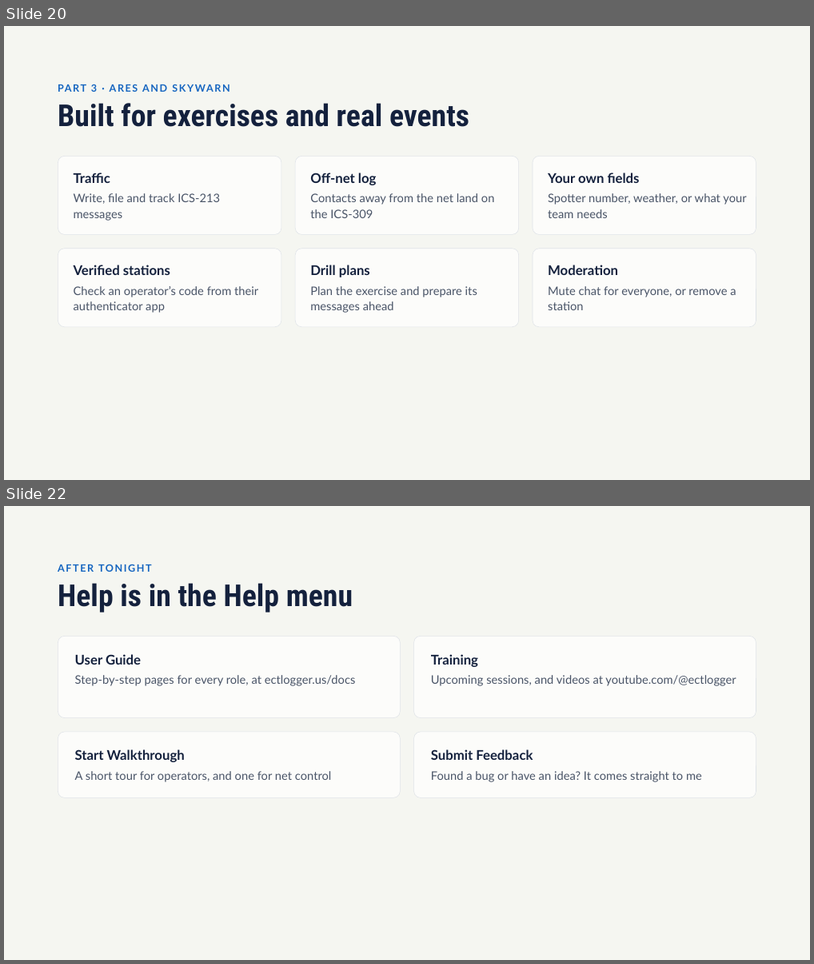
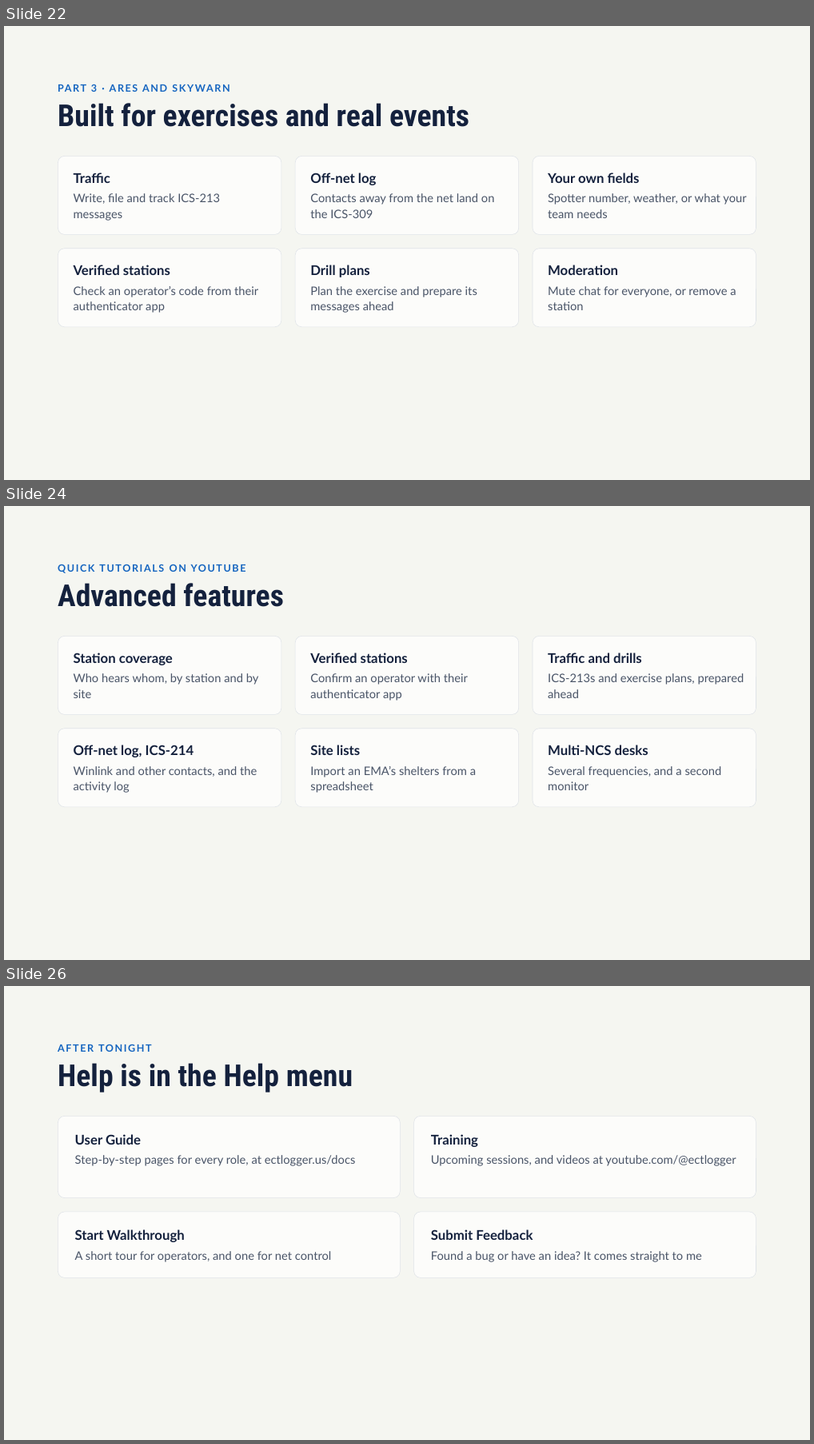
Before and after one commit to bradbrownjr/ectlogger, a slide deck: docs/training/decks/wssm-2026-11-12/ECTLogger_WSSM_Presentation.pptx. Shown one above the other, each under a label of ours: slides 20 and 22 before the commit, slides 22, 24 and 26 after it; the slides between them are not shown. The pictures are 814x964 and 814x1444 pixels, drawn with LibreOffice and Linux fonts; fonts in the diff are those of the drawing. Boxes give left, top, right and bottom in pixels: in the first picture for what was removed or moved away, otherwise in the second. Text is boxed around its words. In the diff, an @@ line names an element or a change of style, - is before the commit and + after.

```diff
--- a/docs/training/decks/wssm-2026-11-12/ECTLogger_WSSM_Presentation.pptx
+++ b/docs/training/decks/wssm-2026-11-12/ECTLogger_WSSM_Presentation.pptx
@@ slide 24 added at [4,506,810,960], background #F5F6F1 @@
@@ text added at [58,560,778,576], 12 pt, text #1565C0, bold @@
+QUICK TUTORIALS ON YOUTUBE
@@ title added at [58,583,284,607], 36 pt, text #14213D, bold @@
+Advanced features
@@ rounded rectangle added at [58,636,282,715], fill #FCFCFA, outline #DFE3E8 0.5 pt @@
@@ rounded rectangle added at [295,636,519,715], fill #FCFCFA, outline #DFE3E8 0.5 pt @@
@@ rounded rectangle added at [533,636,757,715], fill #FCFCFA, outline #DFE3E8 0.5 pt @@
@@ text added at [74,652,173,665], 16 pt, text #14213D, bold @@
+Station coverage
@@ text added at [74,673,259,698], 14 pt, text #4A5568 @@
+Who hears whom, by station and by site
@@ text added at [310,652,408,663], 16 pt, text #14213D, bold @@
+Verified stations
@@ text added at [310,673,468,700], 14 pt, text #4A5568 @@
+Confirm an operator with their authenticator app
@@ text added at [548,652,642,663], 16 pt, text #14213D, bold @@
+Traffic and drills
@@ text added at [548,673,745,698], 14 pt, text #4A5568 @@
+ICS-213s and exercise plans, prepared ahead
@@ rounded rectangle added at [58,728,282,807], fill #FCFCFA, outline #DFE3E8 0.5 pt @@
@@ text added at [74,744,194,757], 16 pt, text #14213D, bold @@
+Off-net log, ICS-214
@@ rounded rectangle added at [295,728,519,807], fill #FCFCFA, outline #DFE3E8 0.5 pt @@
@@ text added at [310,744,360,755], 16 pt, text #14213D, bold @@
+Site lists
@@ rounded rectangle added at [533,728,757,807], fill #FCFCFA, outline #DFE3E8 0.5 pt @@
@@ text added at [548,744,649,755], 16 pt, text #14213D, bold @@
+Multi-NCS desks
@@ text added at [74,766,257,792], 14 pt, text #4A5568 @@
+Winlink and other contacts, and the activity log
@@ text added at [310,766,476,792], 14 pt, text #4A5568 @@
+Import an EMA’s shelters from a spreadsheet
@@ text added at [548,766,722,790], 14 pt, text #4A5568 @@
+Several frequencies, and a second monitor
@@ what was slide 20 is now slide 22 @@
@@ what was slide 22 is now slide 26 @@
```
Also in this commit, not shown: 7 slides changed, 3 other slides added, 18 other files.
